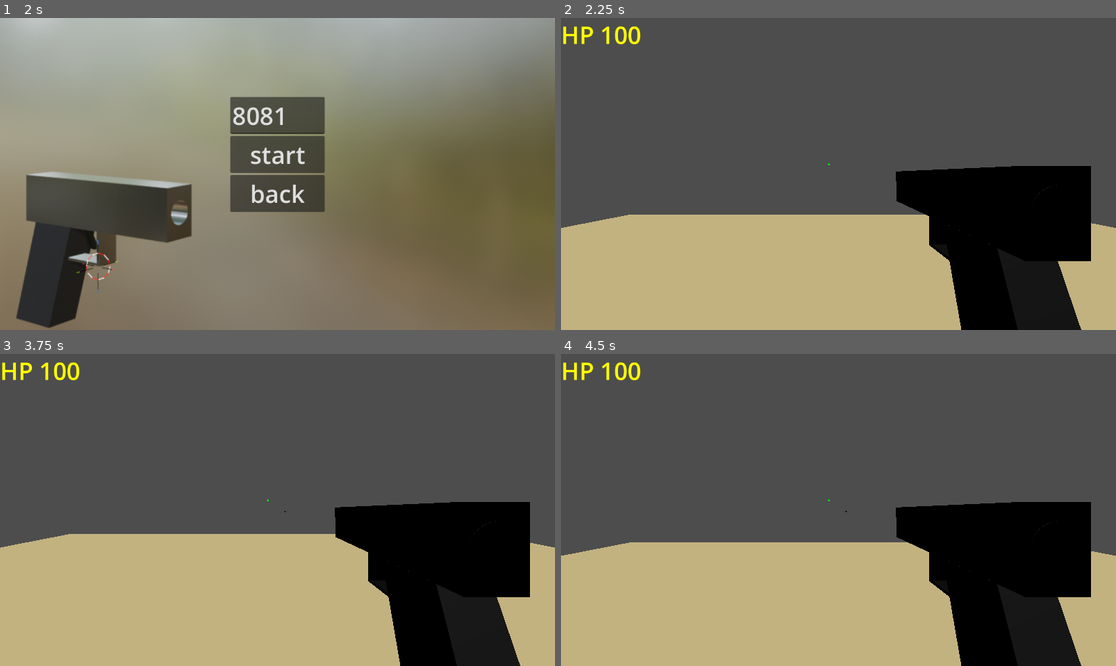
Above: before the commit, frames 1-4 (two rows, left to right).
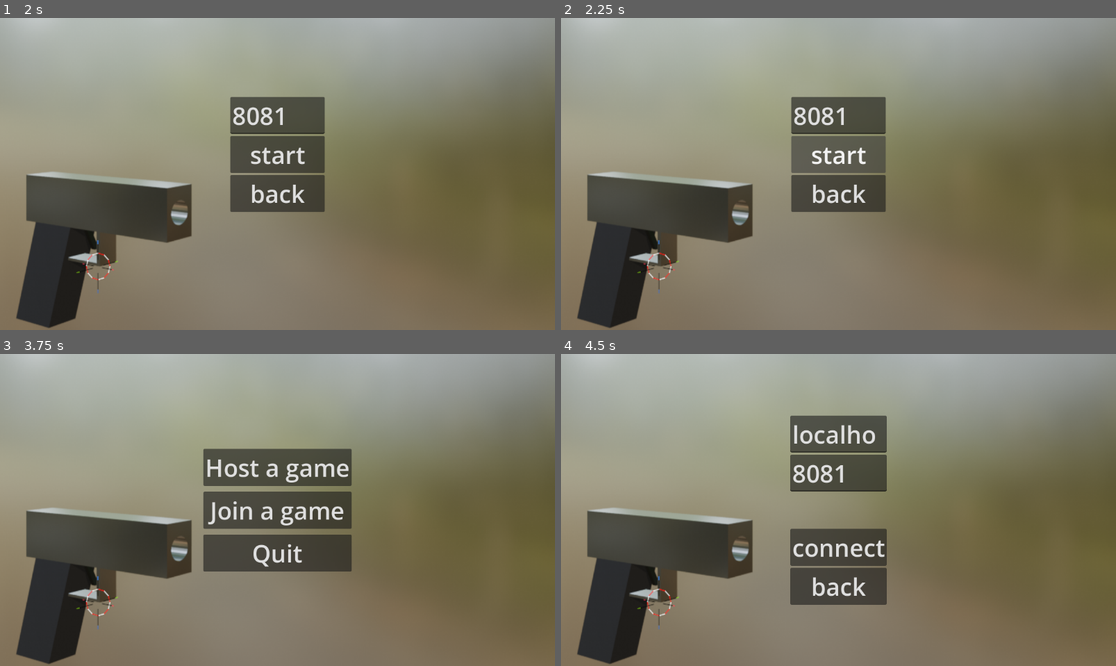
Above: after the commit, the same moments.

Repository: GazizVR/special-shot
Game: Godot game, scene res://scenes/Menu.tscn
Same seed, same stepped clock (60 frames per second), same inputs: the game is played once before the commit and once after it.
Inputs (mouse positions are in pixels of both pictures, inside the frame that each line leads up to):
- Up to frame 1 (2 s): tap Enter at 0.5 s; move the mouse to (399, 158) at 0.52 s; hold D (walk_right) 0.53-1.25 s; tap Ctrl (crouch) at 0.6 s; click "Host a game" at 1.25 s
- Up to frame 2 (2.25 s): click "start" at 2 s
- Up to frame 3 (3.75 s): click (277, 491) at 2.75 s, where only the run after the commit has a clickable "start"; click (277, 528) at 3.5 s, where only the run after the commit has a clickable "back"
- Up to frame 4 (4.5 s): click (838, 510) at 4.25 s, where only the run after the commit has a clickable "Join a game"

Frame 1 is identical in both runs. In frame 2, 92% of the frame differs, in the area x 0-100%, y 0-100%; in frame 3, 94%; in frame 4, 94%.

Commit message:
feat(main-menu): error handling при вводе аддреса/порта и подключения

Diff:
--- a/scenes/Menu.tscn
+++ b/scenes/Menu.tscn
@@ -66,6 +66,13 @@
 text = "8081"
 placeholder_text = "port"
 
+[node name="ErrLabel" type="Label" parent="HostMenu" unique_id=1047974689]
+visible = false
+layout_mode = 2
+theme_override_colors/font_color = Color(1, 0.27058825, 0.27058825, 1)
+theme_override_font_sizes/font_size = 50
+vertical_alignment = 1
+
 [node name="StartBtn" type="Button" parent="HostMenu" unique_id=821388330]
 layout_mode = 2
 theme_override_font_sizes/font_size = 50
@@ -105,6 +112,11 @@
 text = "8081"
 placeholder_text = "port"
 
+[node name="ErrLabel" type="Label" parent="JoinMenu" unique_id=1405340565]
+layout_mode = 2
+theme_override_colors/font_color = Color(1, 0.27058825, 0.27058825, 1)
+theme_override_font_sizes/font_size = 50
+
 [node name="ConnectBtn" type="Button" parent="JoinMenu" unique_id=1245828897]
 layout_mode = 2
 theme_override_font_sizes/font_size = 50
--- a/scripts/menu.gd
+++ b/scripts/menu.gd
@@ -21,20 +21,45 @@
 	$MainMenu.visible = true
 
 func _on_connect_btn_pressed() -> void:
-	var host: String
+	var host: String = $JoinMenu/HostEdit.text
+	if host.is_empty():
+		$JoinMenu/ErrLabel.text = "Error: Invalid host"
+		return
+
 	var port: int
+	var port_str: String = $JoinMenu/PortEdit.text
+	if !port_str.is_valid_int():
+		$JoinMenu/ErrLabel.text = "Error: Invalid port"
+		return
+	port = port_str.to_int()
 
-	host = $JoinMenu/HostEdit.text
-	port = int($JoinMenu/PortEdit.text)
-
-	NetworkHandler.init_client(host,port)
-	get_tree().change_scene_to_file("res://scenes/Game.tscn")
+	var error: Error = Error.OK
+	error = NetworkHandler.init_client(host,port)
+	if error != Error.OK:
+		$JoinMenu/ErrLabel.text = "Error: code " + str(error)
+		return
+	error = get_tree().change_scene_to_file("res://scenes/Game.tscn")
+	if error != Error.OK:
+		$JoinMenu/ErrLabel.text = "Error: code " + str(error)
+		return
 
 func _on_start_btn_pressed() -> void:
 	var port: int
-	port = int($HostMenu/PortEdit.text)
-	NetworkHandler.init_server(port)
-	get_tree().change_scene_to_file("res://scenes/Game.tscn")
+	var port_str: String = $HostMenu/PortEdit.text
+	if !port_str.is_valid_int():
+		$HostMenu/ErrLabel.text = "Error: Invalid port"
+		return
+	port = port_str.to_int()
+
+	var error: Error = Error.OK
+	error = NetworkHandler.init_server(port)
+	if error != Error.OK:
+		$HostMenu/ErrLabel.text = "Error: code " + str(error)
+		return
+	error = get_tree().change_scene_to_file("res://scenes/Game.tscn")
+	if error != Error.OK:
+		$HostMenu/ErrLabel.text = "Error: code " + str(error)
+		return
 
 func _on_host_back_btn_pressed() -> void:
 	$HostMenu.visible = false
--- a/scripts/network_handler.gd
+++ b/scripts/network_handler.gd
@@ -2,12 +2,16 @@
 
 var peer: ENetMultiplayerPeer
 
-func init_server(port: int) -> void:
+func init_server(port: int) -> Error:
+	var error: Error = Error.OK
 	peer = ENetMultiplayerPeer.new()
-	peer.create_server(port)
+	error = peer.create_server(port)
 	multiplayer.multiplayer_peer = peer
+	return error
 
-func init_client(host: String,port: int) -> void:
+func init_client(host: String,port: int) -> Error:
+	var error: Error = Error.OK
 	peer = ENetMultiplayerPeer.new()
-	peer.create_client(host,port)
+	error = peer.create_client(host,port)
 	multiplayer.multiplayer_peer = peer
+	return error
